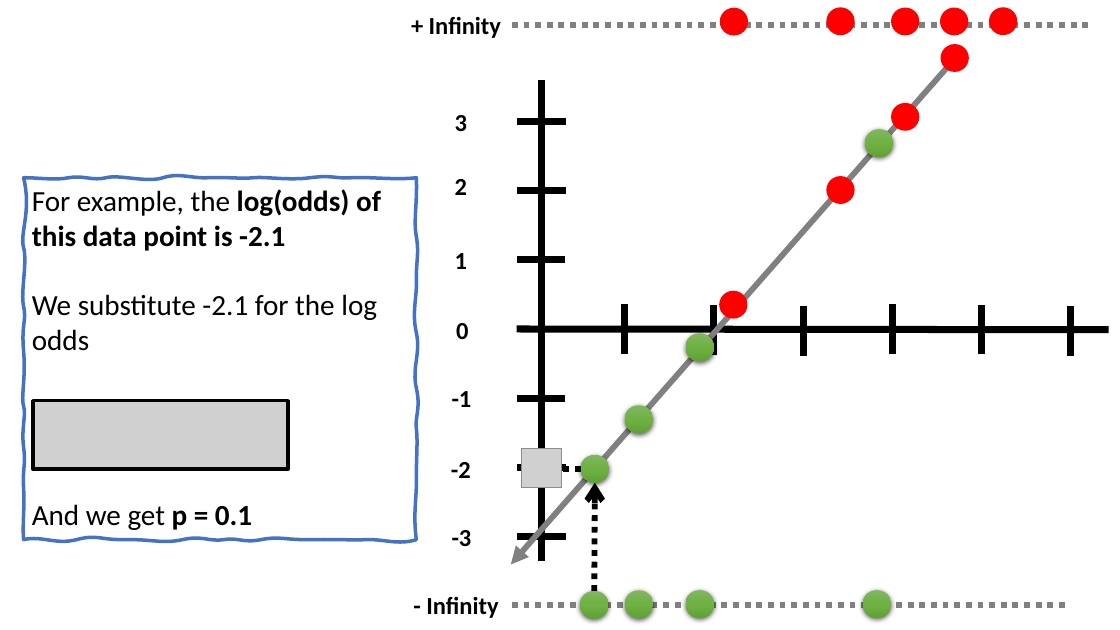
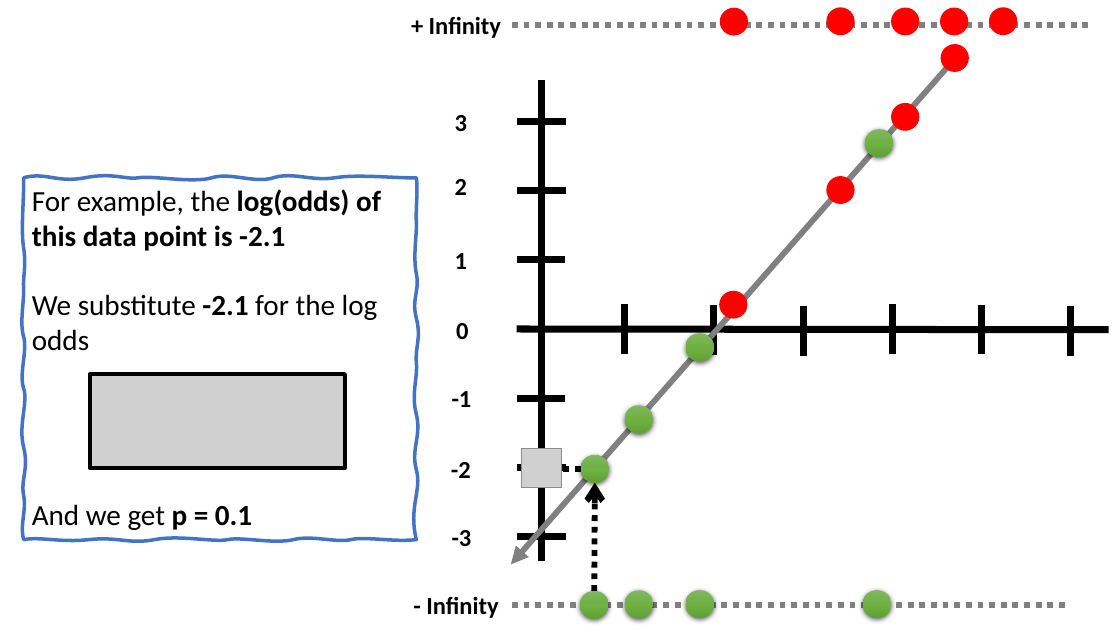
Before and after one commit to robitussin/CCMACLRL, a slide deck: slide 33 of 5 - Logistic Regression/Logistic Regression (Math).pptx (slide 19 before the commit). Drawn at 1120x630 pixels with LibreOffice and Linux fonts; fonts in the diff are those of the drawing; grey boxes stand for pictures; background and template pictures are left out. Boxes give left, top, right and bottom in pixels: in the first picture for what was removed or moved away, otherwise in the second. Text is boxed around its words. In the diff, an @@ line names an element or a change of style, - is before the commit and + after.

```diff
--- a/5 - Logistic Regression/Logistic Regression (Math).pptx
+++ b/5 - Logistic Regression/Logistic Regression (Math).pptx
@@ freeform shape "For example, the log(odds) of ..." at (24, 178, 417, 540): outline redrawn @@
@@ picture: place and size @@
-picture at (33, 401, 288, 470)
+picture at (90, 374, 345, 468)
```
Also in this commit, not shown: 27 other slides changed, 18 slides added.
